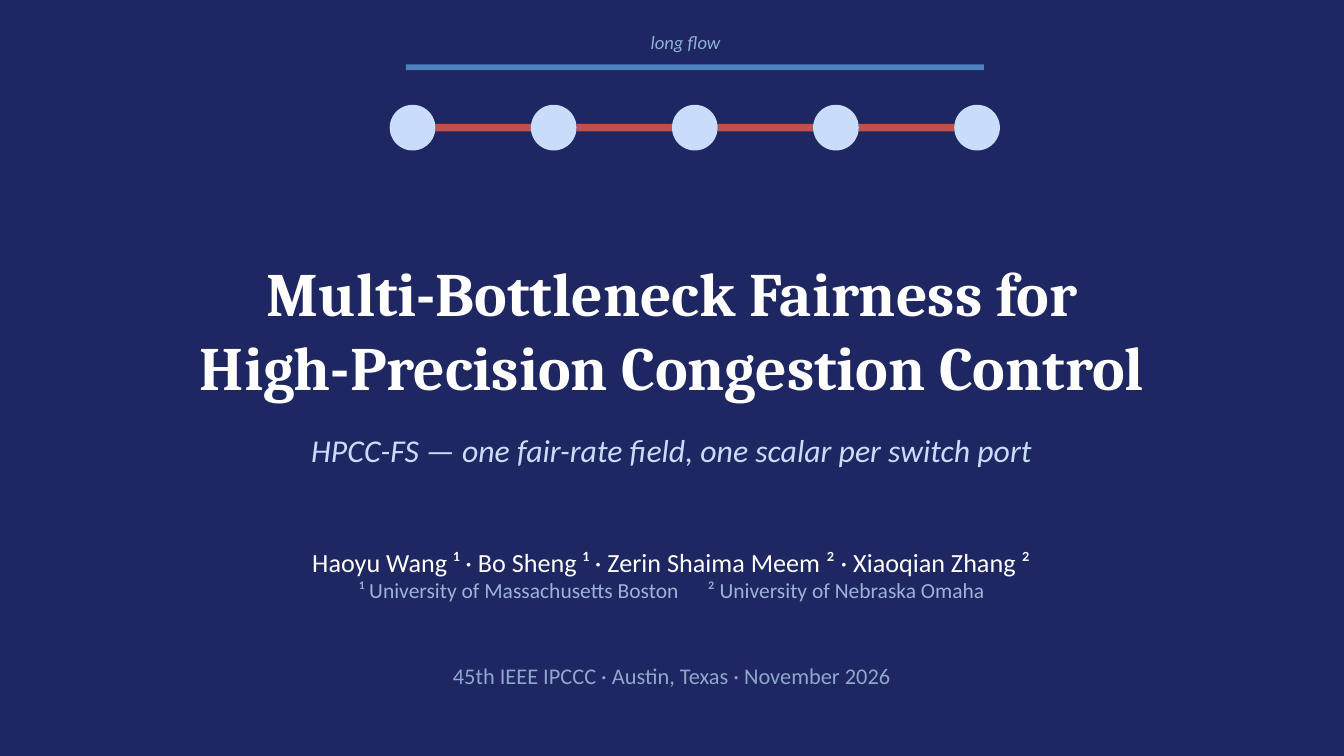
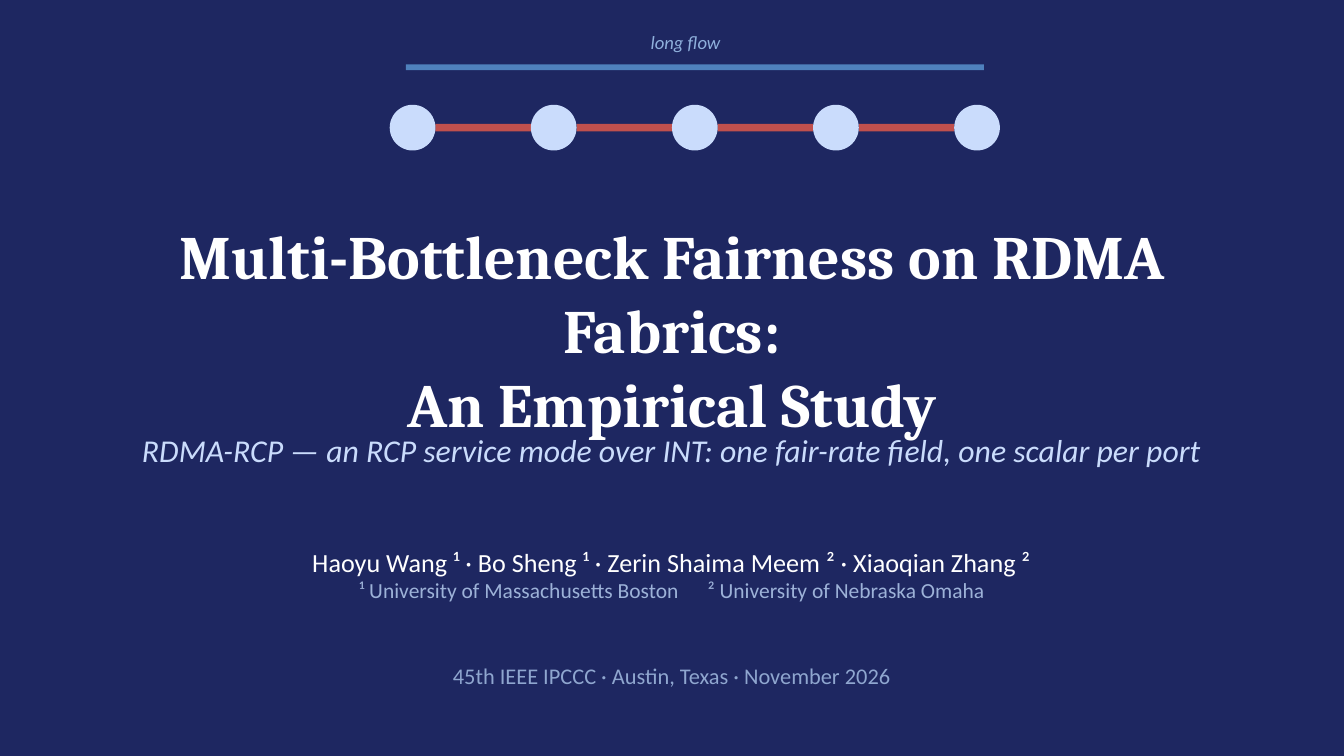
Before and after one commit to UNOCourseDemo/hpcc-fs, a slide deck: slide 1 of examples/hpcc/hpcc-fs/talk/ipccc2026-talk.pptx. Drawn at 1344x756 pixels with LibreOffice and Linux fonts; fonts in the diff are those of the drawing. Boxes give left, top, right and bottom in pixels: in the first picture for what was removed or moved away, otherwise in the second. Text is boxed around its words. In the diff, an @@ line names an element or a change of style, - is before the commit and + after.

Commit message:
RDMA-RCP: empirical-study restructure, new experiments, docs
- Paper (both versions, 10pp): retitled 'Multi-Bottleneck Fairness on RDMA
  Fabrics: An Empirical Study'; HPCC-FS renamed RDMA-RCP (implementation
  name unchanged, cc_mode 11)
- New experiments + engine knobs (all additive, defaults preserve stock):
  run_cc_baselines.py (DCQCN/TIMELY/DCTCP endemic table),
  run_vrcp.py (mb_mode 6 sender-side RCP mirror -- consistency result),
  fs_rcp_window (canonical cwnd=R*RTT endpoint),
  dwrr_weights (weighted-DRR egress; reservation alone insufficient)
- README + project page rewritten around the three findings and the
  sliced-telemetry coexistence boundary
- Talk deck source + pptx updated (PDF pending re-export)

```diff
--- a/examples/hpcc/hpcc-fs/talk/ipccc2026-talk.pptx
+++ b/examples/hpcc/hpcc-fs/talk/ipccc2026-talk.pptx
@@ text at (179, 236, 1165, 441): text changed @@
-Multi-Bottleneck Fairness for
-High-Precision Congestion Control
+Multi-Bottleneck Fairness on RDMA Fabrics:
+An Empirical Study
@@ text at (142, 435, 1200, 467): text changed @@
-HPCC-FS — one fair-rate field, one scalar per switch port
+RDMA-RCP — an RCP service mode over INT: one fair-rate field, one scalar per port
```
Also in this commit, not shown: 7 other slides changed, 21 other files.
